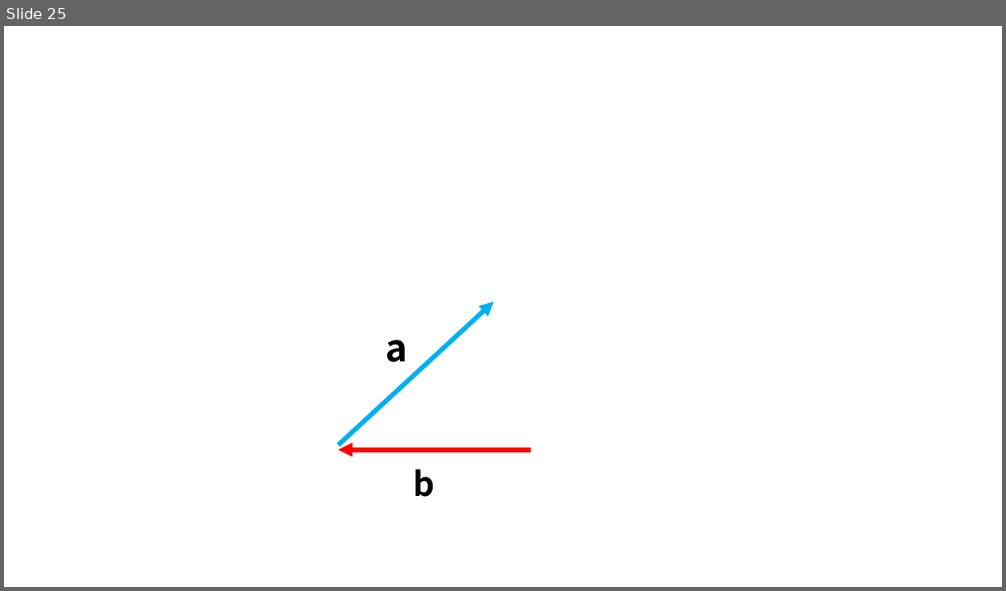
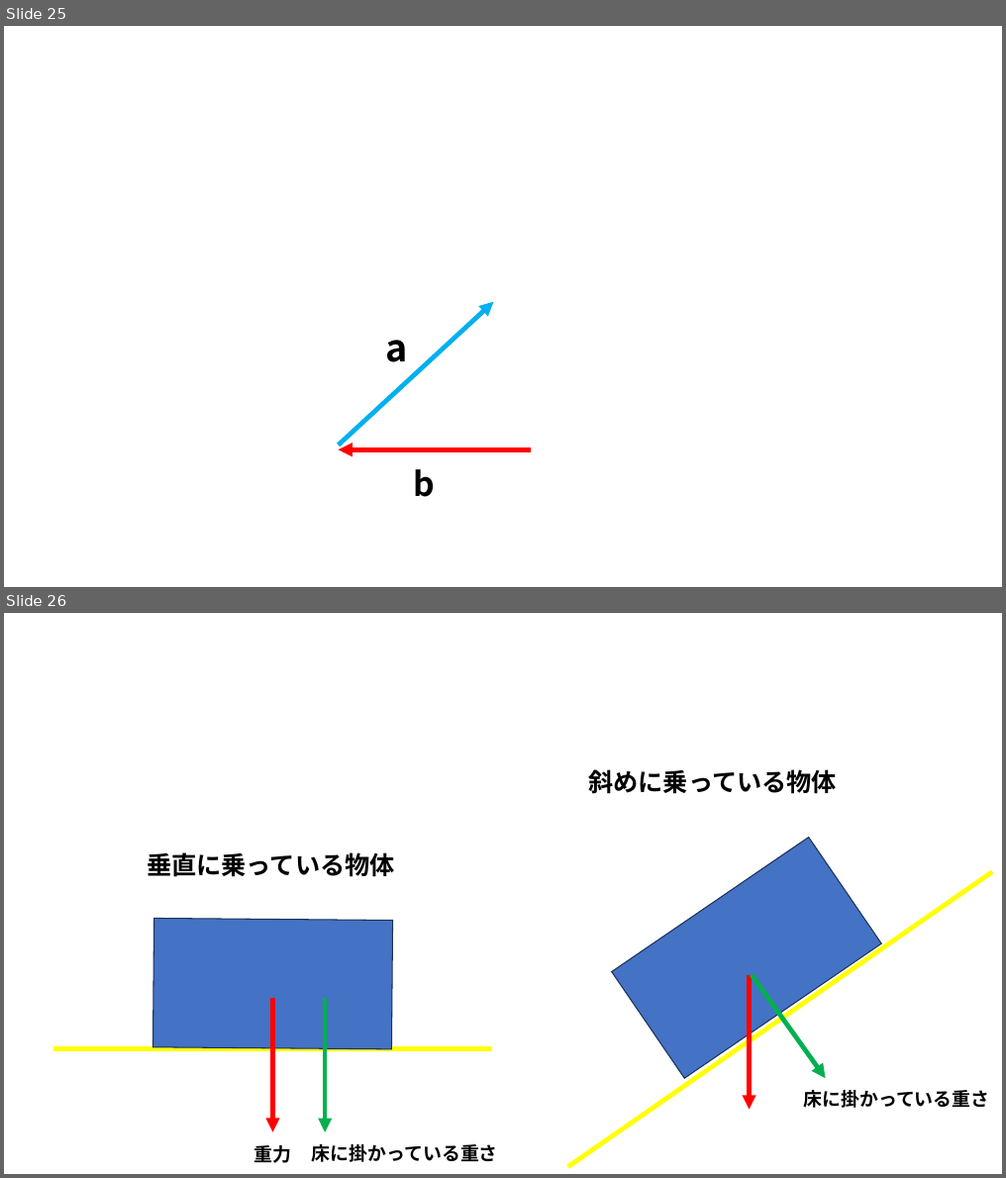
Before and after one commit to MahiroCreative/GameMath, a slide deck: 数学用図形.pptx. Shown one above the other, each under a label of ours: slide 25 before the commit, slides 25 and 26 after it. The pictures are 1006x591 and 1006x1178 pixels, drawn with LibreOffice and Linux fonts; fonts in the diff are those of the drawing. Boxes give left, top, right and bottom in pixels: in the first picture for what was removed or moved away, otherwise in the second. Text is boxed around its words. In the diff, an @@ line names an element or a change of style, - is before the commit and + after.

```diff
--- a/数学用図形.pptx
+++ b/数学用図形.pptx
@@ slide 26 added at <box>4,613,1002,1174</box>, background #FFFFFF @@
@@ text added at <box>588,769,837,794</box>, 24 pt, text #000000, bold @@
+斜めに乗っている物体
@@ rectangle added at <box>612,838,882,1078</box>, fill #4472C4, outline #1E3256 1 pt @@
@@ text added at <box>147,853,395,877</box>, 24 pt, text #000000, bold @@
+垂直に乗っている物体
@@ line added from (568, 1167) to (992, 872), #FFFF00 4.5 pt @@
@@ rectangle added at <box>153,918,393,1049</box>, fill #4472C4, outline #1E3256 1 pt @@
@@ arrow added from (272, 998) to (272, 1133), #FF0000 4.5 pt @@
@@ arrow added from (325, 998) to (325, 1133), #00B050 4.5 pt @@
@@ arrow added from (748, 975) to (748, 1109), #FF0000 4.5 pt @@
@@ arrow added from (751, 975) to (826, 1078), #00B050 4.5 pt @@
@@ line added from (54, 1050) to (492, 1050), #FFFF00 4.5 pt @@
@@ text added at <box>803,1090,989,1108</box>, 18 pt, text #000000, bold @@
+床に掛かっている重さ
@@ text added at <box>253,1146,291,1163</box>, 18 pt, text #000000, bold @@
+重力
@@ text added at <box>312,1145,498,1162</box>, 18 pt, text #000000, bold @@
+床に掛かっている重さ
```
Also in this commit, not shown: 1 other slide added.
